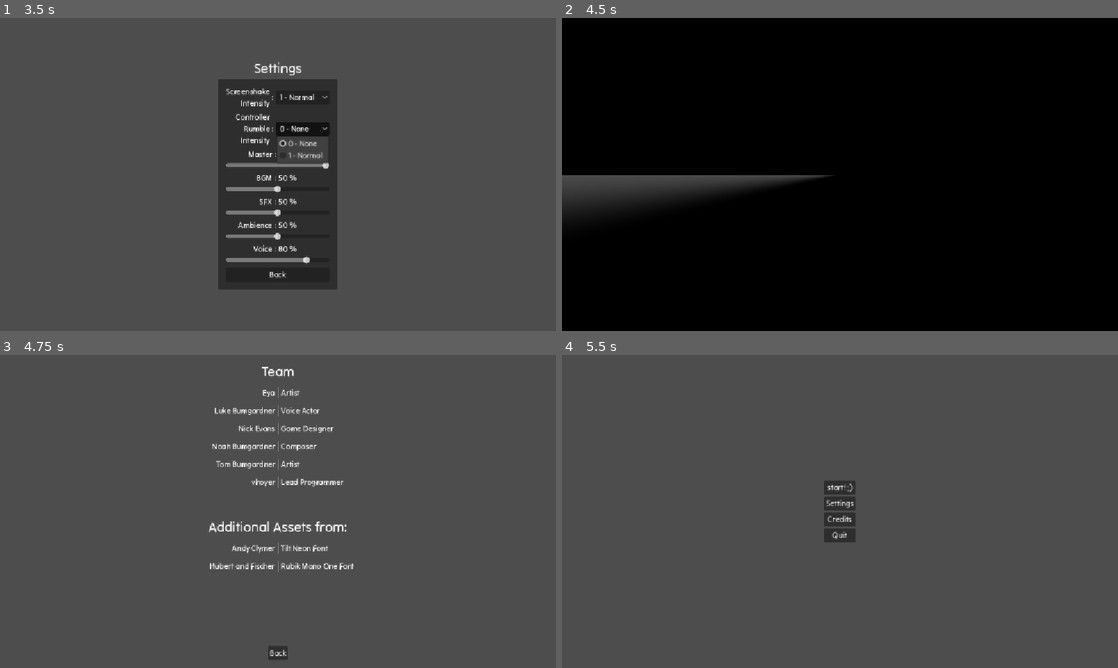
Above: before the commit, frames 1-4 (two rows, left to right).
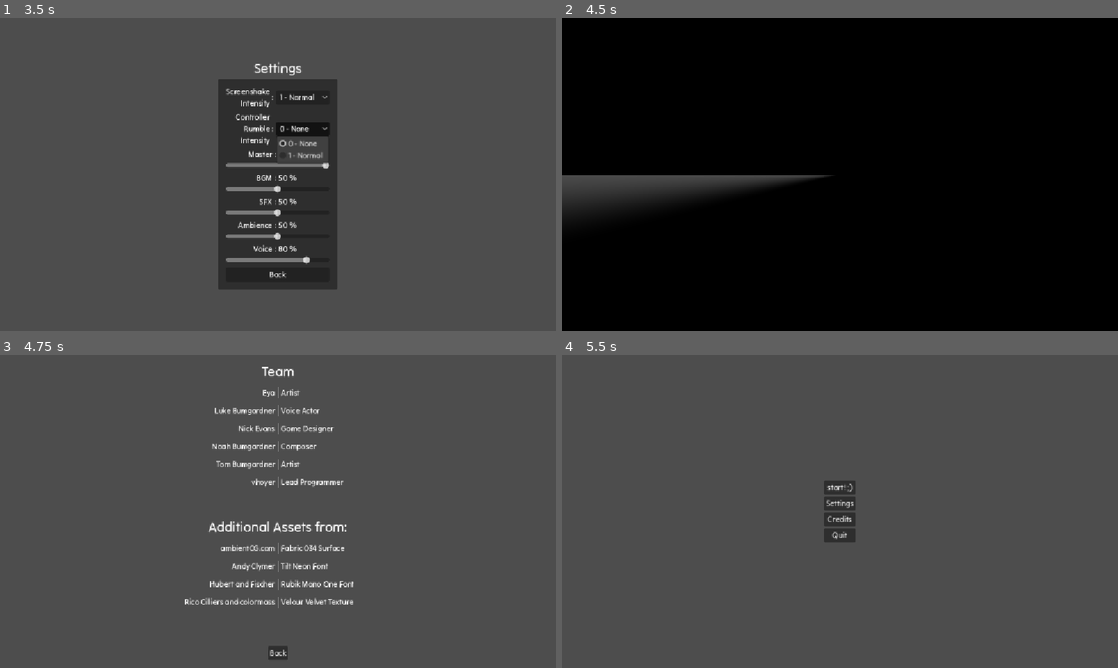
Above: after the commit, the same moments.

Repository: vhoyer/ludum_dare_60
Game: Godot game, scene res://stages/main_menu/main_menu.tscn
Two runs of this game, one before a commit and one after it. Both use one fixed random seed, a clock stepped at 60 frames per second and the inputs below.
Inputs:
- Up to frame 1 (3.5 s): click "Settings" at 0.5 s; click "1 - Normal" at 1.25 s; click "1 - Normal" at 2 s; click "0 - None" at 2.75 s
- Up to frame 2 (4.5 s): click "Back" at 3.5 s; click "Credits" at 4.25 s
- Up to frame 3 (4.75 s): no input
- Up to frame 4 (5.5 s): click "Back" at 5 s

Frames 1-2 are identical in both runs. In frame 3, 1.2% of the frame differs, in the area x 33-64%, y 60-81%; in frame 4, nothing differs.

Commit message:
Add Attributions for Fabric and Texture

Diff:
--- a/stages/credits/credits.tscn
+++ b/stages/credits/credits.tscn
@@ -200,51 +200,97 @@
 text = "Additional Assets from:"
 horizontal_alignment = 1
 
-[node name="AdditionalAsset" type="HBoxContainer" parent="VBoxContainer/ScrollContainer/ScrollingMargin/VBoxContainer/AdditionalAssetsSection" unique_id=785921605]
-layout_mode = 2
-alignment = 1
-
-[node name="Label" type="Label" parent="VBoxContainer/ScrollContainer/ScrollingMargin/VBoxContainer/AdditionalAssetsSection/AdditionalAsset" unique_id=1514358936]
+[node name="AdditionalAsset" type="HBoxContainer" parent="VBoxContainer/ScrollContainer/ScrollingMargin/VBoxContainer/AdditionalAssetsSection" unique_id=1622041927]
+layout_mode = 2
+alignment = 1
+
+[node name="Label" type="Label" parent="VBoxContainer/ScrollContainer/ScrollingMargin/VBoxContainer/AdditionalAssetsSection/AdditionalAsset" unique_id=1734271429]
+layout_mode = 2
+size_flags_horizontal = 3
+size_flags_vertical = 0
+text = "ambientCG.com"
+horizontal_alignment = 2
+
+[node name="VSeparator" type="VSeparator" parent="VBoxContainer/ScrollContainer/ScrollingMargin/VBoxContainer/AdditionalAssetsSection/AdditionalAsset" unique_id=215079981]
+layout_mode = 2
+theme_override_styles/separator = SubResource("StyleBoxLine_erhdw")
+
+[node name="VBoxContainer" type="VBoxContainer" parent="VBoxContainer/ScrollContainer/ScrollingMargin/VBoxContainer/AdditionalAssetsSection/AdditionalAsset" unique_id=1246168522]
+layout_mode = 2
+size_flags_horizontal = 3
+
+[node name="Label" type="Label" parent="VBoxContainer/ScrollContainer/ScrollingMargin/VBoxContainer/AdditionalAssetsSection/AdditionalAsset/VBoxContainer" unique_id=1156947612]
+layout_mode = 2
+text = "Fabric 034 Surface"
+
+[node name="AdditionalAsset2" type="HBoxContainer" parent="VBoxContainer/ScrollContainer/ScrollingMargin/VBoxContainer/AdditionalAssetsSection" unique_id=785921605]
+layout_mode = 2
+alignment = 1
+
+[node name="Label" type="Label" parent="VBoxContainer/ScrollContainer/ScrollingMargin/VBoxContainer/AdditionalAssetsSection/AdditionalAsset2" unique_id=1514358936]
 layout_mode = 2
 size_flags_horizontal = 3
 size_flags_vertical = 0
 text = "Andy Clymer"
 horizontal_alignment = 2
 
-[node name="VSeparator" type="VSeparator" parent="VBoxContainer/ScrollContainer/ScrollingMargin/VBoxContainer/AdditionalAssetsSection/AdditionalAsset" unique_id=1865239708]
-layout_mode = 2
-theme_override_styles/separator = SubResource("StyleBoxLine_erhdw")
-
-[node name="VBoxContainer" type="VBoxContainer" parent="VBoxContainer/ScrollContainer/ScrollingMargin/VBoxContainer/AdditionalAssetsSection/AdditionalAsset" unique_id=2003648468]
-layout_mode = 2
-size_flags_horizontal = 3
-
-[node name="Label" type="Label" parent="VBoxContainer/ScrollContainer/ScrollingMargin/VBoxContainer/AdditionalAssetsSection/AdditionalAsset/VBoxContainer" unique_id=981100227]
+[node name="VSeparator" type="VSeparator" parent="VBoxContainer/ScrollContainer/ScrollingMargin/VBoxContainer/AdditionalAssetsSection/AdditionalAsset2" unique_id=1865239708]
+layout_mode = 2
+theme_override_styles/separator = SubResource("StyleBoxLine_erhdw")
+
+[node name="VBoxContainer" type="VBoxContainer" parent="VBoxContainer/ScrollContainer/ScrollingMargin/VBoxContainer/AdditionalAssetsSection/AdditionalAsset2" unique_id=2003648468]
+layout_mode = 2
+size_flags_horizontal = 3
+
+[node name="Label" type="Label" parent="VBoxContainer/ScrollContainer/ScrollingMargin/VBoxContainer/AdditionalAssetsSection/AdditionalAsset2/VBoxContainer" unique_id=981100227]
 layout_mode = 2
 text = "Tilt Neon Font"
 
-[node name="AdditionalAsset2" type="HBoxContainer" parent="VBoxContainer/ScrollContainer/ScrollingMargin/VBoxContainer/AdditionalAssetsSection" unique_id=1728892367]
-layout_mode = 2
-alignment = 1
-
-[node name="Label" type="Label" parent="VBoxContainer/ScrollContainer/ScrollingMargin/VBoxContainer/AdditionalAssetsSection/AdditionalAsset2" unique_id=989400989]
+[node name="AdditionalAsset3" type="HBoxContainer" parent="VBoxContainer/ScrollContainer/ScrollingMargin/VBoxContainer/AdditionalAssetsSection" unique_id=1728892367]
+layout_mode = 2
+alignment = 1
+
+[node name="Label" type="Label" parent="VBoxContainer/ScrollContainer/ScrollingMargin/VBoxContainer/AdditionalAssetsSection/AdditionalAsset3" unique_id=989400989]
 layout_mode = 2
 size_flags_horizontal = 3
 size_flags_vertical = 0
 text = "Hubert and Fischer"
 horizontal_alignment = 2
 
-[node name="VSeparator" type="VSeparator" parent="VBoxContainer/ScrollContainer/ScrollingMargin/VBoxContainer/AdditionalAssetsSection/AdditionalAsset2" unique_id=382389674]
-layout_mode = 2
-theme_override_styles/separator = SubResource("StyleBoxLine_erhdw")
-
-[node name="VBoxContainer" type="VBoxContainer" parent="VBoxContainer/ScrollContainer/ScrollingMargin/VBoxContainer/AdditionalAssetsSection/AdditionalAsset2" unique_id=548513289]
-layout_mode = 2
-size_flags_horizontal = 3
-
-[node name="Label" type="Label" parent="VBoxContainer/ScrollContainer/ScrollingMargin/VBoxContainer/AdditionalAssetsSection/AdditionalAsset2/VBoxContainer" unique_id=598672295]
+[node name="VSeparator" type="VSeparator" parent="VBoxContainer/ScrollContainer/ScrollingMargin/VBoxContainer/AdditionalAssetsSection/AdditionalAsset3" unique_id=382389674]
+layout_mode = 2
+theme_override_styles/separator = SubResource("StyleBoxLine_erhdw")
+
+[node name="VBoxContainer" type="VBoxContainer" parent="VBoxContainer/ScrollContainer/ScrollingMargin/VBoxContainer/AdditionalAssetsSection/AdditionalAsset3" unique_id=548513289]
+layout_mode = 2
+size_flags_horizontal = 3
+
+[node name="Label" type="Label" parent="VBoxContainer/ScrollContainer/ScrollingMargin/VBoxContainer/AdditionalAssetsSection/AdditionalAsset3/VBoxContainer" unique_id=598672295]
 layout_mode = 2
 text = "Rubik Mono One Font"
+
+[node name="AdditionalAsset4" type="HBoxContainer" parent="VBoxContainer/ScrollContainer/ScrollingMargin/VBoxContainer/AdditionalAssetsSection" unique_id=1944268961]
+layout_mode = 2
+alignment = 1
+
+[node name="Label" type="Label" parent="VBoxContainer/ScrollContainer/ScrollingMargin/VBoxContainer/AdditionalAssetsSection/AdditionalAsset4" unique_id=1208678664]
+layout_mode = 2
+size_flags_horizontal = 3
+size_flags_vertical = 0
+text = "Rico Cilliers and colormass"
+horizontal_alignment = 2
+
+[node name="VSeparator" type="VSeparator" parent="VBoxContainer/ScrollContainer/ScrollingMargin/VBoxContainer/AdditionalAssetsSection/AdditionalAsset4" unique_id=1968630884]
+layout_mode = 2
+theme_override_styles/separator = SubResource("StyleBoxLine_erhdw")
+
+[node name="VBoxContainer" type="VBoxContainer" parent="VBoxContainer/ScrollContainer/ScrollingMargin/VBoxContainer/AdditionalAssetsSection/AdditionalAsset4" unique_id=1257551846]
+layout_mode = 2
+size_flags_horizontal = 3
+
+[node name="Label" type="Label" parent="VBoxContainer/ScrollContainer/ScrollingMargin/VBoxContainer/AdditionalAssetsSection/AdditionalAsset4/VBoxContainer" unique_id=1547995971]
+layout_mode = 2
+text = "Velour Velvet Texture"
 
 [node name="MarginContainer" type="MarginContainer" parent="VBoxContainer" unique_id=1785607489]
 layout_mode = 2
Not shown, changed: README.md
